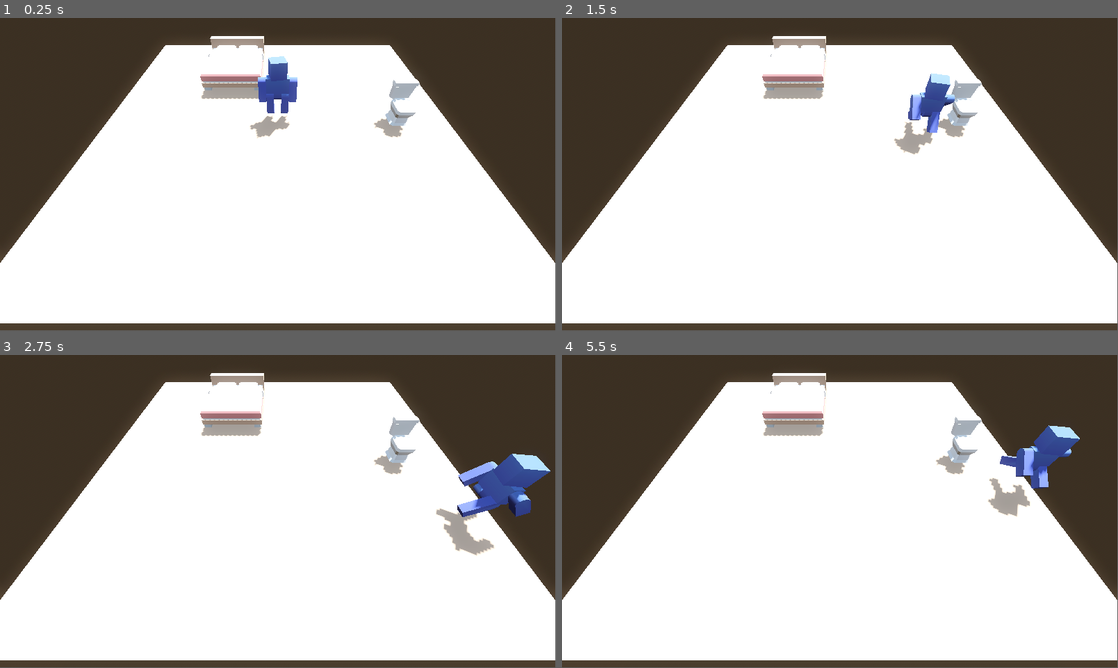
Above: before the commit, frames 1-4 (two rows, left to right).
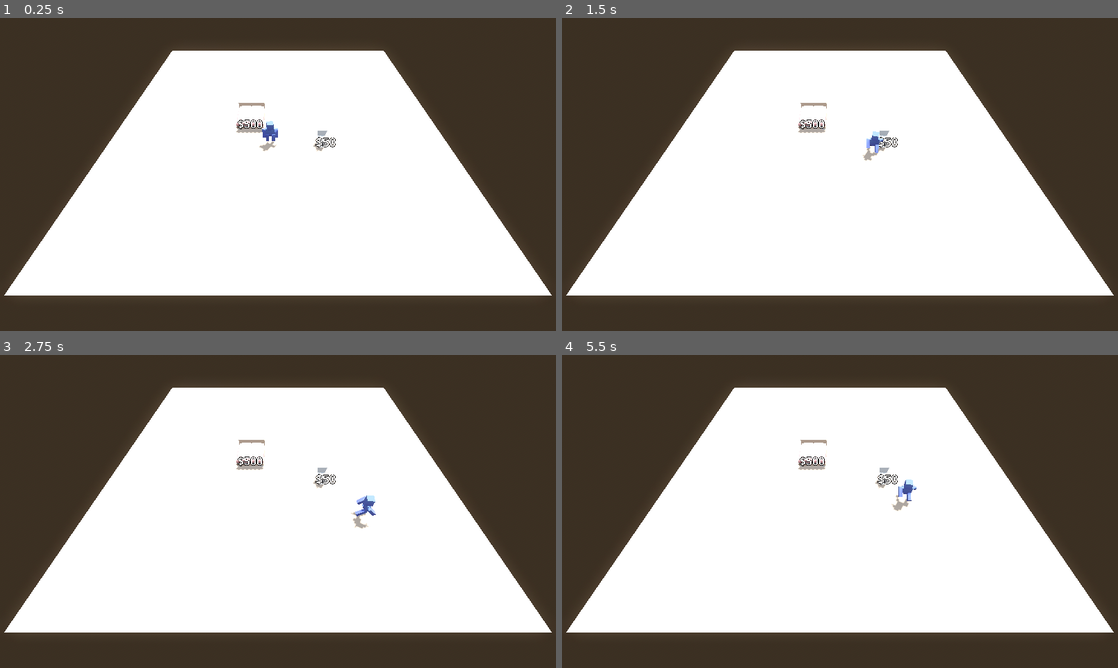
Above: after the commit, the same moments.

Repository: CamComDuck/HotelPrototype
Game: Godot game, scene res://room_builder/room_builder.tscn
Two runs of this game, one before a commit and one after it. Both use one fixed random seed, a clock stepped at 60 frames per second and the inputs below.
Inputs:
- Up to frame 1 (0.25 s): no input
- Up to frame 2 (1.5 s): hold D (move_right) 0.53-1.28 s; hold S (move_back) from 1.28 s (still down)
- Up to frame 3 (2.75 s): release S (move_back) at 2.03 s; hold D (move_right) from 2.03 s (still down)
- Up to frame 4 (5.5 s): release D (move_right) at 2.78 s; hold W (move_forward) 2.78-3.53 s; hold A (move_left) 3.53-5.03 s; hold S (move_back) from 5.03 s (still down)
In our replay, the window is 799x449 before the commit and 800x450 after it. These sizes can differ from the game's own. Grey fills any space a smaller window leaves; there, only what the larger window draws over its background counts as a difference.

The runs differ from the first frame. In frame 1, 18% of the frame differs, in the area x 0-100%, y 5-98%; in frame 2, 18%; in frame 3, 19%; in frame 4, 18%.

Commit message:
Add price tag label to furniture

Diff:
--- a/project/character/character.gd
+++ b/project/character/character.gd
@@ -2,8 +2,7 @@
 extends CharacterBody3D
 
 
-const SPEED := 15.0
-const JUMP_VELOCITY := 4.5
+const SPEED := 20.0
 
 @onready var figurine := %Figurine as Figurine
 
@@ -21,6 +20,7 @@
 		velocity.x = direction.x * SPEED
 		velocity.z = direction.z * SPEED
 		figurine.play_animation("walk")
+
 	else:
 		velocity.x = move_toward(velocity.x, 0, SPEED)
 		velocity.z = move_toward(velocity.z, 0, SPEED)
--- a/project/furniture/furniture.gd
+++ b/project/furniture/furniture.gd
@@ -4,10 +4,14 @@
 @export var furniture_type : FurnitureType
 
 @onready var collision_shape := %CollisionShape as CollisionShape3D
+@onready var price_label := %PriceLabel as Label3D
+
 
 func _ready() -> void:
 	var model := load(furniture_type.model_path).instantiate() as Node3D
 	add_child(model)
+
+	price_label.text = "$" + str(furniture_type.price)
 
 	rotation_degrees.y = 180
 
@@ -17,3 +21,7 @@
 	collision_shape.position.x = -1 * collision_shape.shape.size.x / 2.0
 	collision_shape.position.z = collision_shape.shape.size.z / 2.0
 	collision_shape.position.y = collision_shape.shape.size.y / 2.0
+
+	price_label.position.x = -1 * collision_shape.shape.size.x / 2.0
+	#price_label.position.z = collision_shape.shape.size.z / 2.0
+	price_label.position.y = collision_shape.shape.size.y / 2.0
--- a/project/furniture/furniture.tscn
+++ b/project/furniture/furniture.tscn
@@ -10,3 +10,12 @@
 [node name="CollisionShape" type="CollisionShape3D" parent="."]
 unique_name_in_owner = true
 shape = SubResource("BoxShape3D_ogslf")
+
+[node name="PriceLabel" type="Label3D" parent="."]
+unique_name_in_owner = true
+transform = Transform3D(1, 0, 0, 0, 1, 0, 0, 0, 1, 0, 3.85835, 0)
+pixel_size = 0.015
+billboard = 1
+text = "$1000"
+font_size = 250
+outline_size = 50
--- a/project/project.godot
+++ b/project/project.godot
@@ -18,6 +18,13 @@
 [autoload]
 
 GameInfo="*res://GameInfo.gd"
+
+[display]
+
+window/size/viewport_width=1280
+window/size/viewport_height=720
+window/stretch/mode="canvas_items"
+window/stretch/aspect="keep_width"
 
 [file_customization]
 
--- a/project/room_builder/room_builder.tscn
+++ b/project/room_builder/room_builder.tscn
@@ -20,7 +20,7 @@
 glow_enabled = true
 
 [sub_resource type="BoxShape3D" id="BoxShape3D_bqaj3"]
-size = Vector3(50, 1, 50)
+size = Vector3(120, 1, 145)
 
 [node name="RoomBuilder" type="Node3D"]
 
@@ -34,7 +34,7 @@
 [node name="Floor" type="StaticBody3D" parent="."]
 
 [node name="floorFull" parent="Floor" instance=ExtResource("1_2stwj")]
-transform = Transform3D(5, 0, 0, 0, 1, 0, 0, 0, 5, 25, 0, -25)
+transform = Transform3D(11.5, 0, 0, 0, 1, 0, 0, 0, 11.5, 60, 0, -70)
 
 [node name="CollisionShape3D" type="CollisionShape3D" parent="Floor"]
 shape = SubResource("BoxShape3D_bqaj3")
@@ -43,7 +43,7 @@
 transform = Transform3D(1, 0, 0, 0, 1, 0, 0, 0, 1, 0, 1.79735, 0)
 
 [node name="Camera3D" type="Camera3D" parent="."]
-transform = Transform3D(1, 0, 0, 0, 0.592013, 0.805928, 0, -0.805928, 0.592013, 0, 20, 25)
+transform = Transform3D(1, 0, 0, 0, 0.592013, 0.805928, 0, -0.805928, 0.592013, 2.5, 50, 49.895)
 
 [node name="Furniture" parent="." instance=ExtResource("3_sdbeq")]
 transform = Transform3D(1, 0, 0, 0, 1, 0, 0, 0, 1, 15.222, 1.36692, 3.14806)
